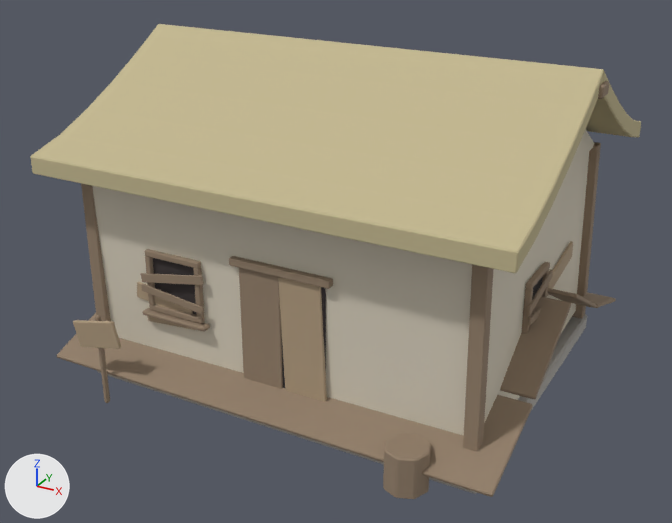
The glTF model taohuayuan_house_model_1/glb/house_l0.glb as it was, and as the next commit left it.
One viewpoint serves both versions: a 50 mm camera at (5.63, -10.74, 6.74) aimed at (-0.03, -0.44, 1.59). Lighting does not change. The marker at lower left points along +X, +Y and +Z. The first picture is the older version. Vertices at exactly the same position are counted once.

Script lines for the objects in view, before the commit:
```python
me_decor_brokenbarrel = bpy.data.meshes.new('Decor_BrokenBarrel')
me_decor_brokenbarrel.from_pydata(...)  # 108 vertices, 204 faces; spans x -2.55..2.37, y -2.96..-2.38, z 0.0..1.3
# faces by material slot: [160, 44]
me_decor_brokenbarrel.materials.append(mat_l0_rottenwood)  # brown #95816c
me_decor_brokenbarrel.materials.append(mat_l0_patchwood)  # beige #b39e81
me_l0_roof_baldpatch1 = bpy.data.meshes.new('L0_Roof_BaldPatch1')
me_l0_roof_baldpatch1.from_pydata(...)  # 276 vertices, 522 faces; spans x -3.25..3.25, y -2.76..2.76, z 0.36..4.48
# faces by material slot: [88, 214, 220]
me_l0_roof_baldpatch1.materials.append(mat_l0_roofbald)  # brown #9e8e73
me_l0_roof_baldpatch1.materials.append(mat_l0_thatch)  # beige #c4b890
me_l0_roof_baldpatch1.materials.append(mat_l0_rottenwood)  # brown #95816c
me_l0_wall_base = bpy.data.meshes.new('L0_Wall_Base')
me_l0_wall_base.from_pydata(...)  # 666 vertices, 1212 faces; spans x -2.85..2.85, y -2.35..2.35, z 0.0..4.25
# faces by material slot: [44, 60, 176, 96, 836]
me_l0_wall_base.materials.append(mat_l0_stone)  # grey #adaaa4
me_l0_wall_base.materials.append(mat_l0_mudwall)  # pale yellow #dad1bf
me_l0_wall_base.materials.append(mat_l0_patchwood)  # beige #b39e81
me_l0_wall_base.materials.append(mat_l0_voiddark)  # dark grey #3f3838
me_l0_wall_base.materials.append(mat_l0_rottenwood)  # brown #95816c
ob_decor_all = bpy.data.objects.new('Decor_All', me_decor_brokenbarrel)
ob_decor_all.location = (0.0, 0.0, 0.0)
ob_roof_all = bpy.data.objects.new('Roof_All', me_l0_roof_baldpatch1)
ob_roof_all.location = (0.0, 0.0, 0.0)
ob_wall_all = bpy.data.objects.new('Wall_All', me_l0_wall_base)
ob_wall_all.location = (0.0, 0.0, 0.0)
```
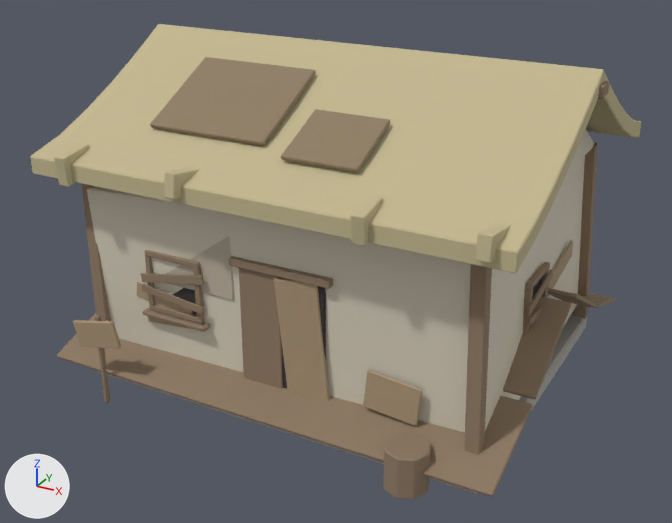
Location of each change, [x1, y1, x2, y2] in pixels of the pictures (672 x 523 px; the box of a moved part takes in the faces that stretch with it):
'Wall_All', reshaped
    before: [81, 129, 601, 494]
    after: [82, 129, 598, 494]
part 1 of me_l0_wall_base, moved or reshaped
    before: [92, 152, 589, 436]
    after: [87, 156, 585, 433]
part 2 of me_l0_wall_base, moved or reshaped
    before: [278, 277, 327, 402]
    after: [274, 278, 330, 401]
part 3 of me_l0_wall_base, moved or reshaped
    before: [81, 184, 111, 321]
    after: [82, 184, 111, 321]
part 4 of me_l0_wall_base, moved or reshaped
    before: [463, 265, 494, 452]
    after: [464, 264, 492, 455]
part 5 of me_l0_wall_base, moved or reshaped
    before: [572, 142, 601, 319]
    after: [574, 143, 598, 319]
part 6 of me_l0_wall_base, added
    after: [166, 236, 234, 300]
part 7 of me_l0_wall_base, added (beige)
    after: [363, 370, 423, 426]
part 8 of me_l0_roof_baldpatch1, moved or reshaped (not visible before)
    after: [150, 57, 316, 146]
part 9 of me_l0_roof_baldpatch1, added (brown)
    after: [281, 109, 390, 173]
part 10 of me_l0_roof_baldpatch1, added (beige)
    after: [54, 143, 90, 187]
part 11 of me_l0_roof_baldpatch1, added (beige)
    after: [164, 167, 200, 200]
part 12 of me_l0_roof_baldpatch1, added (beige)
    after: [350, 195, 383, 246]
part 13 of me_l0_roof_baldpatch1, added (beige)
    after: [475, 222, 511, 263]

What changed in the scene script:
```text
Add mat_l0_stain:
    mat_l0_stain = principled_material('L0_Stain')
    mat_l0_stain.base_color = (0.52, 0.45, 0.36)  # light grey #bfb3a2
    mat_l0_stain.roughness = 0.94
Change me_l0_wall_base:
    used by ob_wall_all; location = (0.0, 0.0, 0.0)
    remove me_l0_wall_base.from_pydata(...)  # 666 vertices, 1212 faces; spans x -2.85..2.85, y -2.35..2.35, z 0.0..4.25
    add me_l0_wall_base.from_pydata(...)  # 762 vertices, 1388 faces; spans x -2.85..2.85, y -2.36..2.36, z 0.0..4.25
    me_l0_wall_base part 1: the loose piece of 24 vertices spanning x -2.75..2.75, y -2.25..2.25, z 0.16..3.04 is multiplied about its middle by the matrix ((1.0, -0.011, -0.025), (0.01, 1.0, -0.015), (0.025, 0.015, 1.0))
    me_l0_wall_base part 2: the loose piece of 24 vertices spanning x 0.17..0.83, y -2.26..-2.2, z 0.26..2.15 is multiplied about its middle by the matrix ((0.998, -0.032, -0.049), (0.031, 0.999, -0.021), (0.05, 0.02, 0.999))
    me_l0_wall_base part 3: the loose piece of 24 vertices spanning x -2.82..-2.58, y -2.32..-2.08, z 0.22..2.98 is multiplied about its middle by the matrix ((1.0, 0.001, -0.025), (-0.001, 1.0, 0.03), (0.025, -0.03, 0.999))
    me_l0_wall_base part 4: the loose piece of 24 vertices spanning x 2.58..2.82, y -2.32..-2.08, z 0.22..2.98 is multiplied about its middle by the matrix ((0.999, -0.019, -0.026), (0.019, 0.999, 0.029), (0.025, -0.03, 0.999))
    me_l0_wall_base part 5: the loose piece of 24 vertices spanning x 2.58..2.82, y 2.08..2.32, z 0.22..2.98 is multiplied about its middle by the matrix ((0.999, -0.021, -0.024), (0.021, 0.999, -0.03), (0.025, 0.03, 0.999))
    me_l0_wall_base part 6: a new loose piece of 24 vertices spanning x -2.0..-0.5, y -2.24..-2.19, z 1.65..2.85, in mat_l0_stain (light grey #bfb3a2)
    me_l0_wall_base part 7: a new loose piece of 24 vertices spanning x 1.33..2.07, y -2.25..-2.21, z 0.62..1.18, in mat_l0_patchwood (beige #ad9779)
    other edits to the shape of me_l0_wall_base do not show in these pictures
    add me_l0_wall_base.materials.append(mat_l0_stain)  # light grey #bfb3a2
Change me_l0_roof_baldpatch1:
    used by ob_roof_all; location = (0.0, 0.0, 0.0)
    remove me_l0_roof_baldpatch1.from_pydata(...)  # 276 vertices, 522 faces; spans x -3.25..3.25, y -2.76..2.76, z 0.36..4.48
    add me_l0_roof_baldpatch1.from_pydata(...)  # 420 vertices, 786 faces; spans x -3.25..3.25, y -2.82..2.76, z 0.36..4.48
    me_l0_roof_baldpatch1 part 8: the loose piece of 24 vertices spanning x -1.75..-0.45, y -1.59..-0.61, z 3.33..3.91 is scaled about its middle by (1.31, 1.3, 1.2), then moved by (0.0, -0.1, 0.28)
    me_l0_roof_baldpatch1 part 9: the loose piece of 24 vertices spanning x -3.16..3.16, y -2.76..-1.47, z 0.36..0.85 is copied, and the copy is scaled about its middle by (0.157, 0.639, 0.838), then moved by (0.6, 0.51, 3.1), in mat_l0_roofbald (brown #907e65); it spans x 0.1..1.1, y -2.02..-1.18, z 3.49..3.91
    me_l0_roof_baldpatch1 part 10: a new loose piece of 24 vertices spanning x -2.7..-2.5, y -2.82..-2.28, z 2.96..3.39, in mat_l0_thatch (beige #c4b890)
    me_l0_roof_baldpatch1 part 11: a new loose piece of 24 vertices spanning x -1.0..-0.8, y -2.82..-2.28, z 3.03..3.4, in mat_l0_thatch (beige #c4b890)
    me_l0_roof_baldpatch1 part 12: a new loose piece of 24 vertices spanning x 1.4..1.6, y -2.82..-2.28, z 3.0..3.39, in mat_l0_thatch (beige #c4b890)
    me_l0_roof_baldpatch1 part 13: a new loose piece of 24 vertices spanning x 2.81..2.99, y -2.82..-2.28, z 3.06..3.39, in mat_l0_thatch (beige #c4b890)
    other edits to the shape of me_l0_roof_baldpatch1 do not show in these pictures
```
